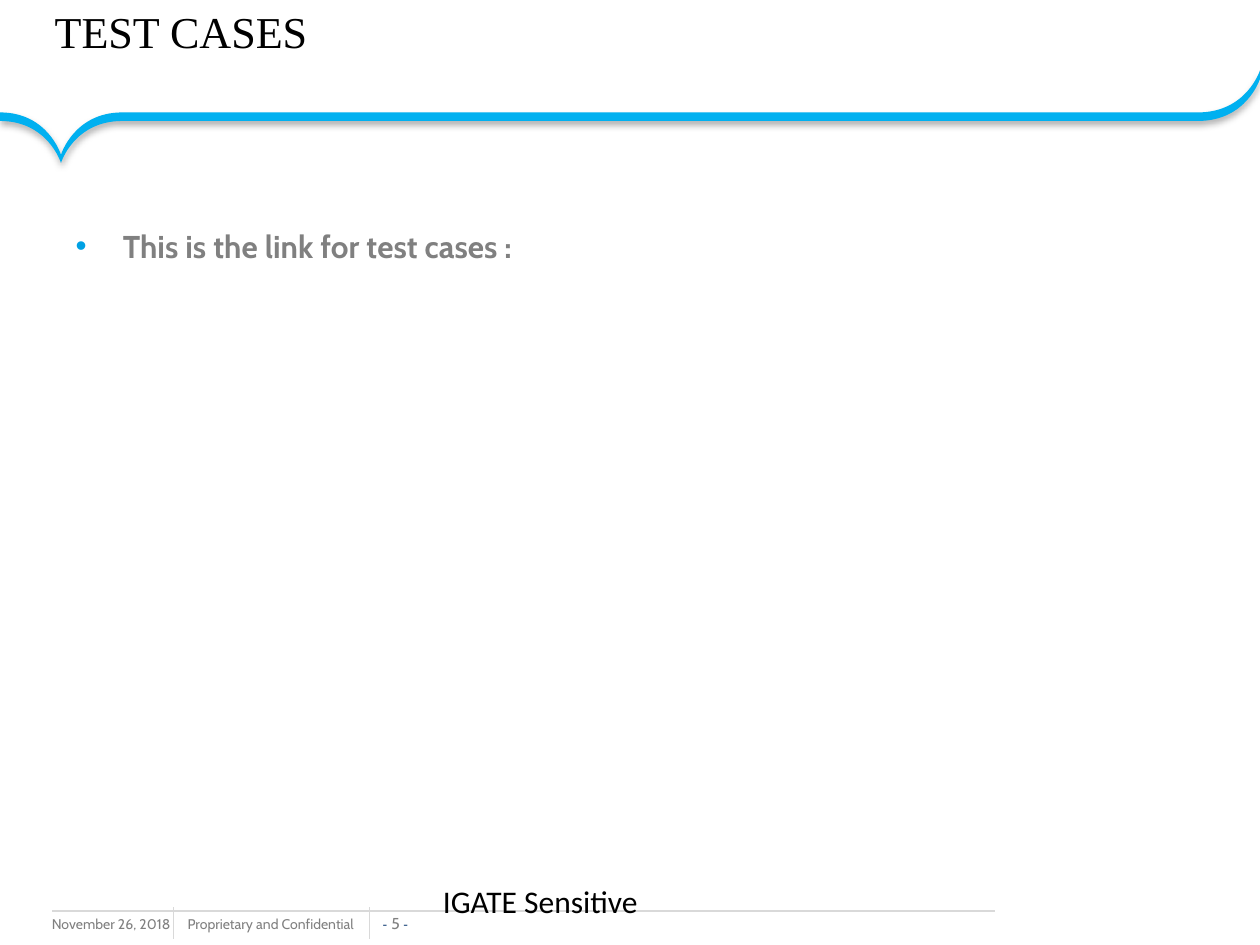
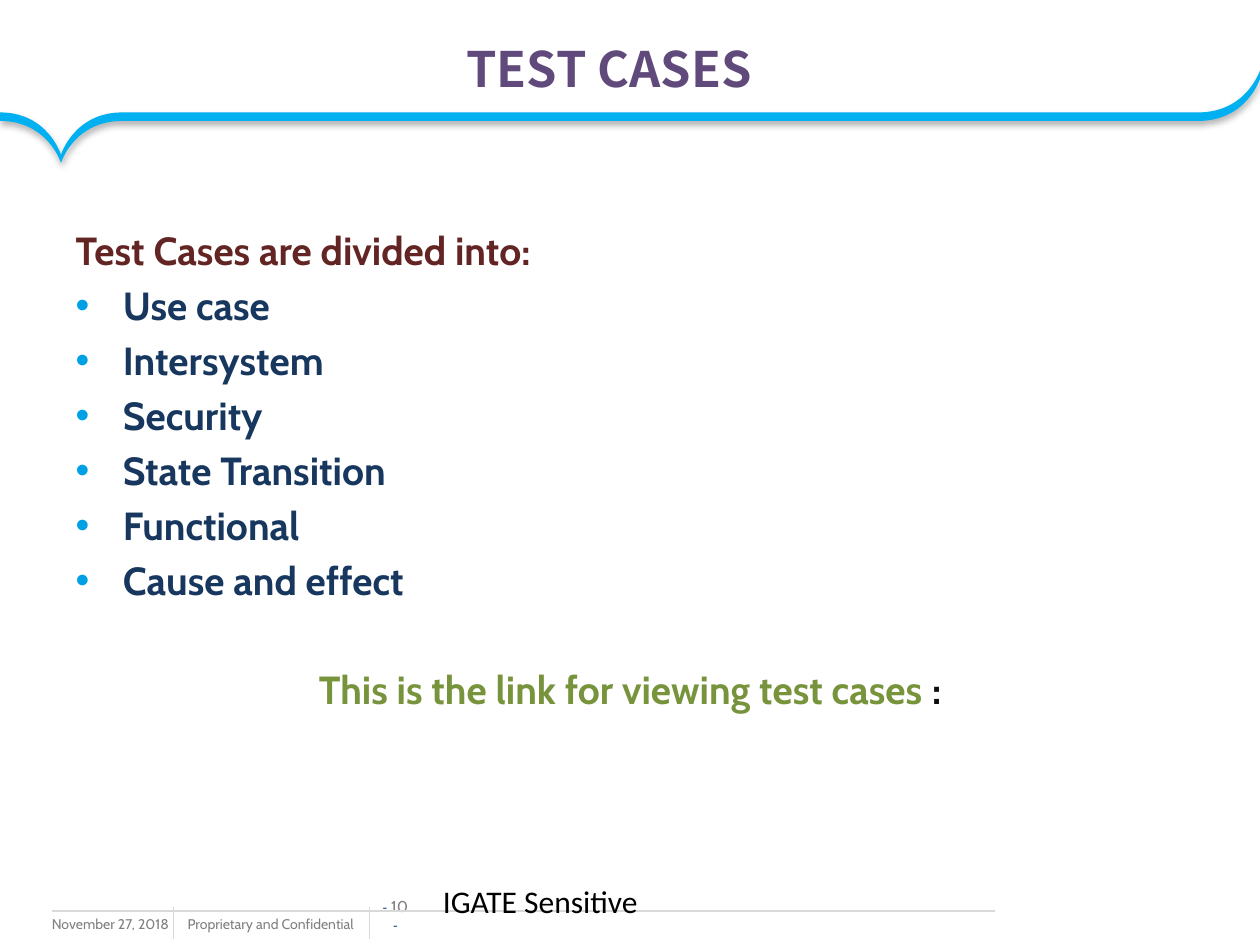
Before and after one commit to kmaurya/miniprojects, a slide deck: slide 10 of AT MiniProject_Sample.pptx (slide 5 before the commit). Drawn at 1260x945 pixels with LibreOffice and Linux fonts; fonts in the diff are those of the drawing; background and template pictures are left out. Boxes give left, top, right and bottom in pixels: in the first picture for what was removed or moved away, otherwise in the second. Text is boxed around its words. In the diff, an @@ line names an element or a change of style, - is before the commit and + after.

```diff
--- a/AT MiniProject_Sample.pptx
+++ b/AT MiniProject_Sample.pptx
@@ title "TEST CASES": place and size @@
-title "TEST CASES" at bbox=[55, 18, 307, 49]
+title "TEST CASES" at bbox=[466, 50, 752, 88]
@@ title "TEST CASES" at bbox=[466, 50, 752, 88]: size 25.2 to 27.9 pt, font Times New Roman to Noto Sans CJK KR, text colour #000000 to #604A7B, bold on; alignment left to centre @@
@@ text at bbox=[76, 235, 922, 714]: text changed; size 18 to 22.4 pt; text colour #808080 to #17375E @@
-• This is the link for test cases :
+Test Cases are divided into:
+• Use case
+• Intersystem
+• Security
+• State Transition
+• Functional
+• Cause and effect
+This is the link for viewing test cases :
@@ text at bbox=[52, 918, 169, 930]: text changed @@
-November 26, 2018
+November 27, 2018
@@ page number at bbox=[391, 901, 408, 910]: text changed @@
-- 5 -
+- 10 -
```
Also in this commit, not shown: 6 other slides changed, 6 slides added, 4 slides removed.
